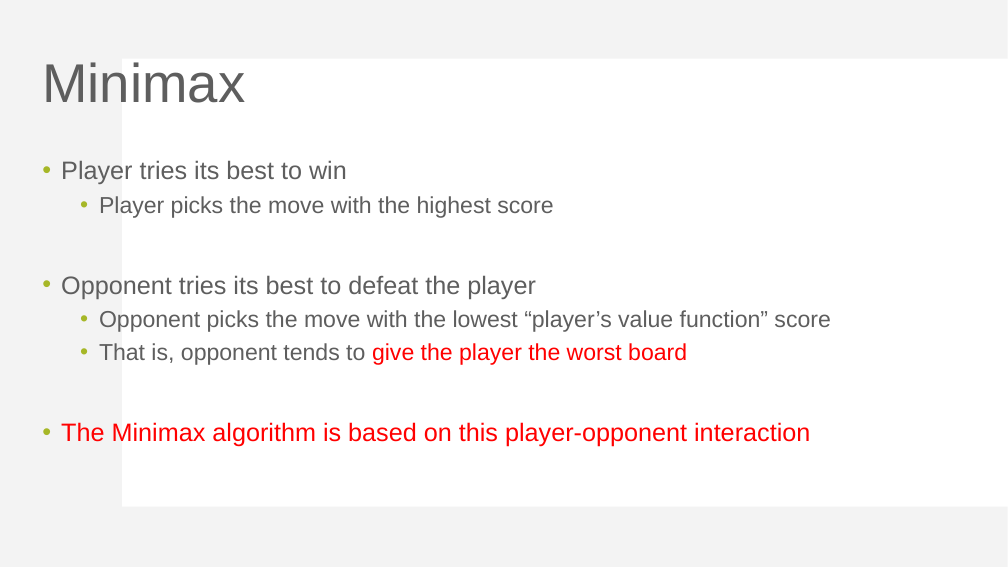
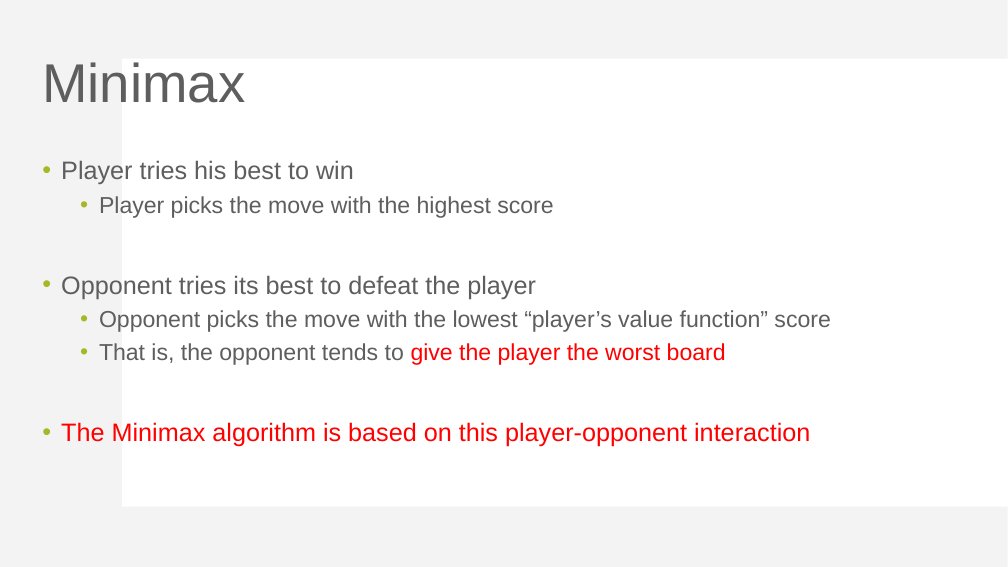
Before and after one commit to yeudah/I2P3-mingxiaa, a slide deck: slide 24 of document/Mini-Project-3-introduction.pptx. Drawn at 1008x567 pixels with LibreOffice and Linux fonts; fonts in the diff are those of the drawing. Boxes give left, top, right and bottom in pixels: in the first picture for what was removed or moved away, otherwise in the second. Text is boxed around its words. In the diff, an @@ line names an element or a change of style, - is before the commit and + after.

```diff
--- a/document/Mini-Project-3-introduction.pptx
+++ b/document/Mini-Project-3-introduction.pptx
@@ text at box(61, 160, 354, 184): text changed @@
-• Player tries its best to win
+• Player tries his best to win
@@ text at box(99, 343, 726, 365): text changed @@
-  • That is, opponent tends to give the player the worst board
+  • That is, the opponent tends to give the player the worst board
```
Also in this commit, not shown: 22 other slides changed.
